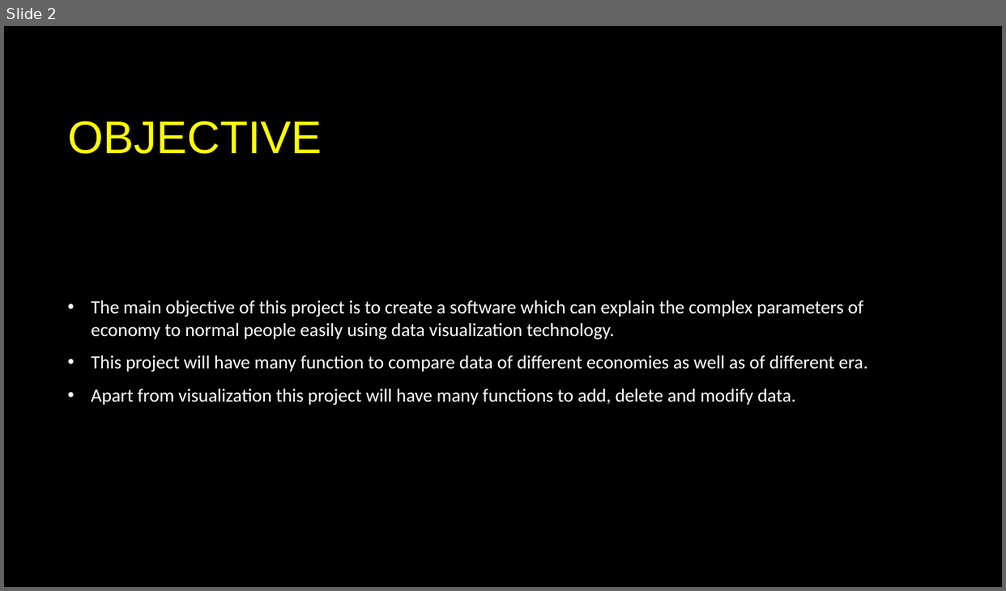
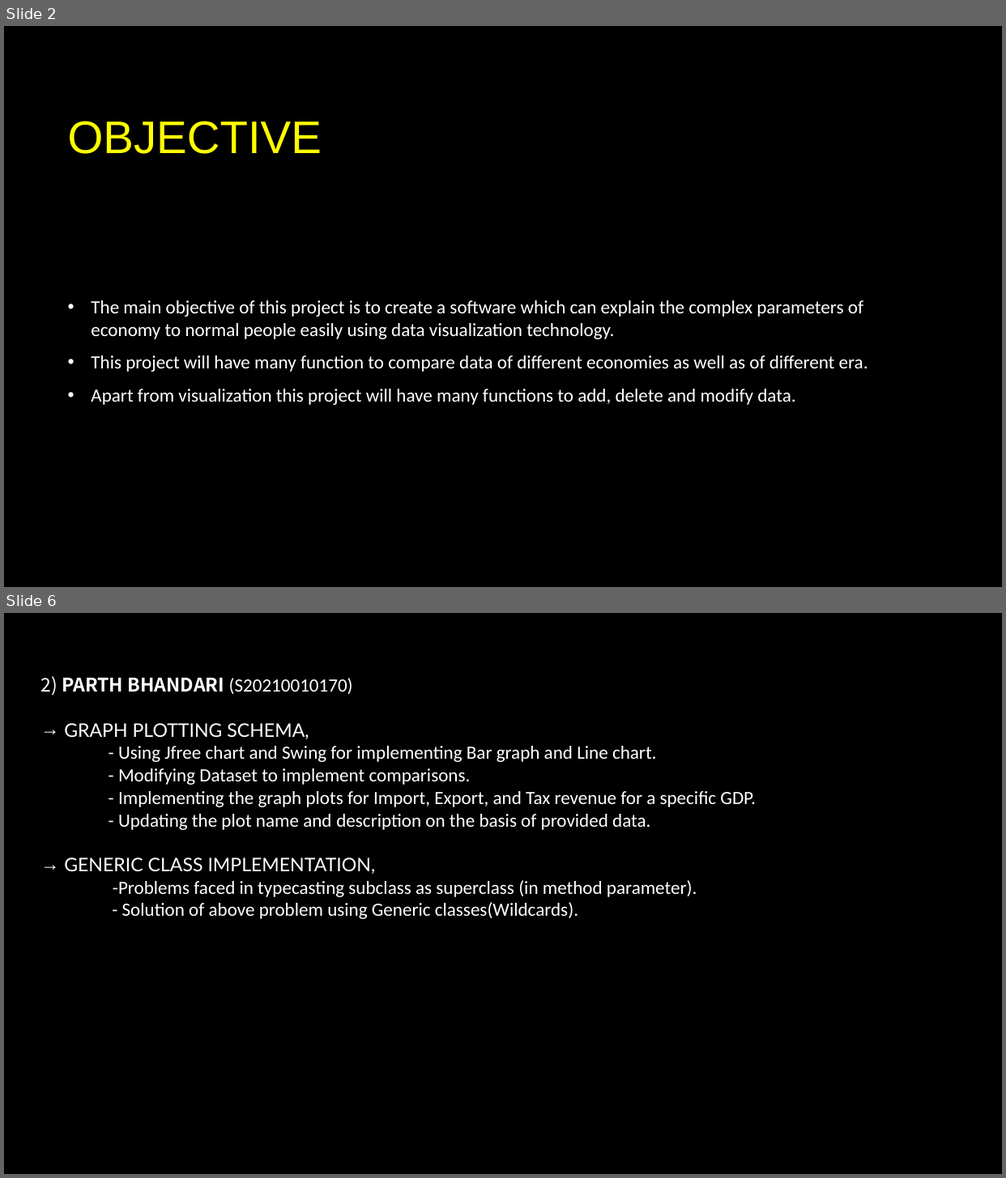
Before and after one commit to AvatarAarav/Economy_Data_Visualization, a slide deck: Presentation/Economy_Data_Visualizaton_Presentation.pptx. Shown one above the other, each under a label of ours: slide 2 before the commit, slides 2 and 6 after it; the slides between them are not shown. The pictures are 1006x591 and 1006x1178 pixels, drawn with LibreOffice and Linux fonts; fonts in the diff are those of the drawing; background and template pictures are left out. Boxes give left, top, right and bottom in pixels: in the first picture for what was removed or moved away, otherwise in the second. Text is boxed around its words. In the diff, an @@ line names an element or a change of style, - is before the commit and + after.

```diff
--- a/Presentation/Economy_Data_Visualizaton_Presentation.pptx
+++ b/Presentation/Economy_Data_Visualizaton_Presentation.pptx
@@ slide 6 added at (x1=4, y1=613, x2=1002, y2=1174), background picture (left out) @@
@@ text added at (x1=40, y1=676, x2=756, y2=919), 18 pt, text #FFFFFF @@
+2) PARTH BHANDARI (S20210010170)
+→ GRAPH PLOTTING SCHEMA,
+- Using Jfree chart and Swing for implementing Bar graph and Line chart.
+- Modifying Dataset to implement comparisons.
+- Implementing the graph plots for Import, Export, and Tax revenue for a specific GDP.
+- Updating the plot name and description on the basis of provided data.
+→ GENERIC CLASS IMPLEMENTATION,
+-Problems faced in typecasting subclass as superclass (in method parameter).
+- Solution of above problem using Generic classes(Wildcards).
```
Also in this commit, not shown: 1 slide changed, 5 other slides added, 5 slides removed, 5 other files.
